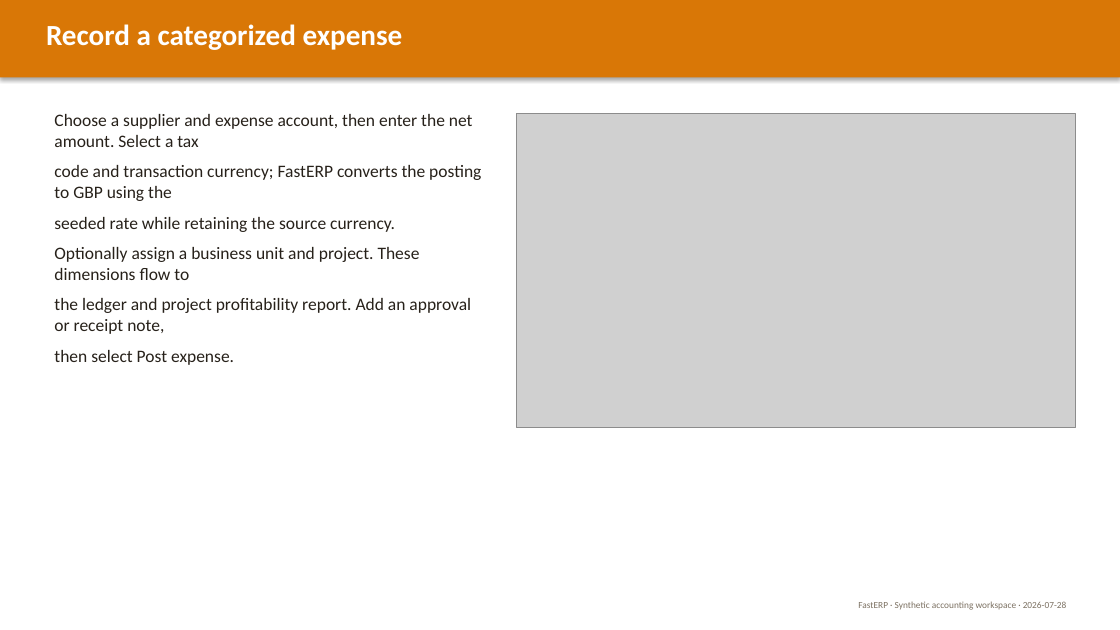
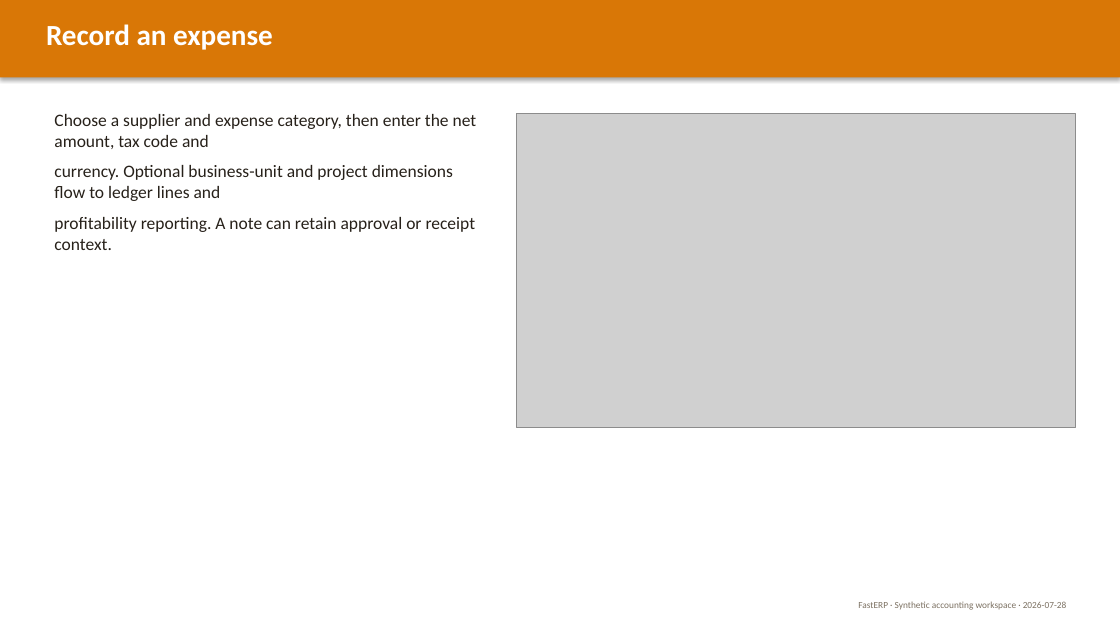
Before and after one commit to predictivelabsai/FastERP, a slide deck: slide 11 of docs/FastERP_user_guide_2026-07-28.pptx (slide 4 before the commit). Drawn at 1120x630 pixels with LibreOffice and Linux fonts; fonts in the diff are those of the drawing; grey boxes stand for pictures. Boxes give left, top, right and bottom in pixels: in the first picture for what was removed or moved away, otherwise in the second. Text is boxed around its words. In the diff, an @@ line names an element or a change of style, - is before the commit and + after.

```diff
--- a/docs/FastERP_user_guide_2026-07-28.pptx
+++ b/docs/FastERP_user_guide_2026-07-28.pptx
@@ text at [46, 24, 273, 50]: text changed @@
-Record a categorized expense
+Record an expense
@@ text at [54, 114, 477, 250]: text changed @@
-Choose a supplier and expense account, then enter the net amount. Select a tax
-code and transaction currency; FastERP converts the posting to GBP using the
-seeded rate while retaining the source currency.
-Optionally assign a business unit and project. These dimensions flow to
-the ledger and project profitability report. Add an approval or receipt note,
-then select Post expense.
+Choose a supplier and expense category, then enter the net amount, tax code and
+currency. Optional business-unit and project dimensions flow to ledger lines and
+profitability reporting. A note can retain approval or receipt context.
```
Also in this commit, not shown: 8 other slides changed, 8 slides added, 2 slides removed, 27 other files.
